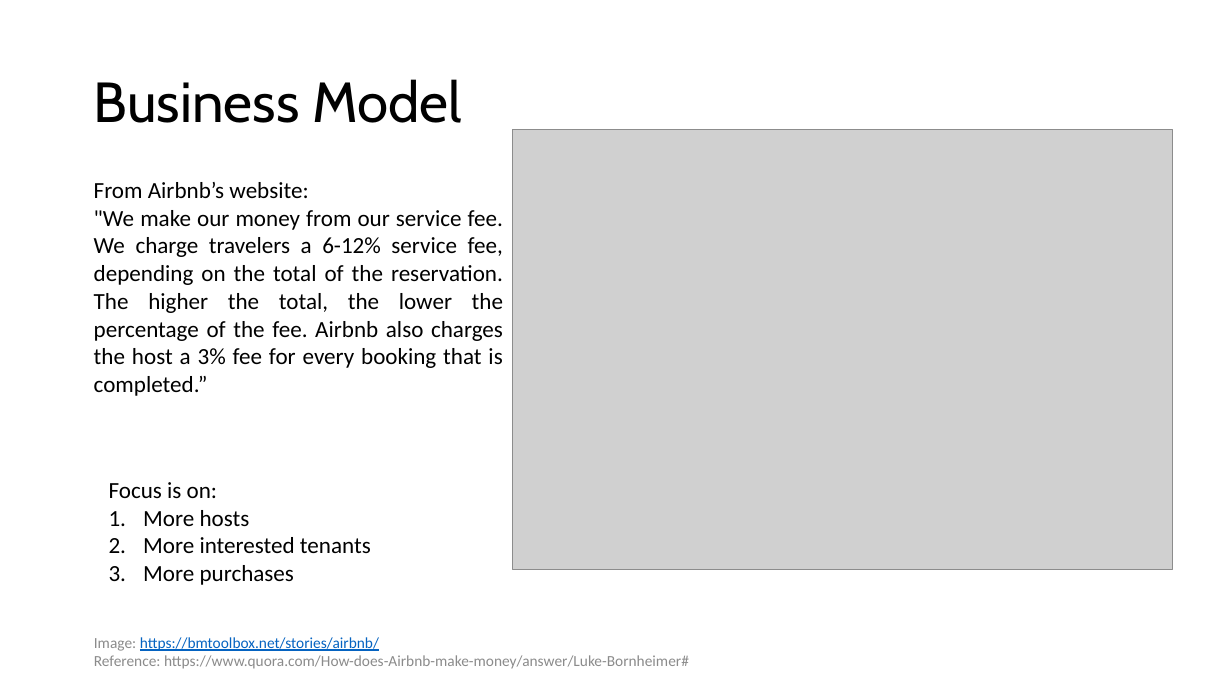
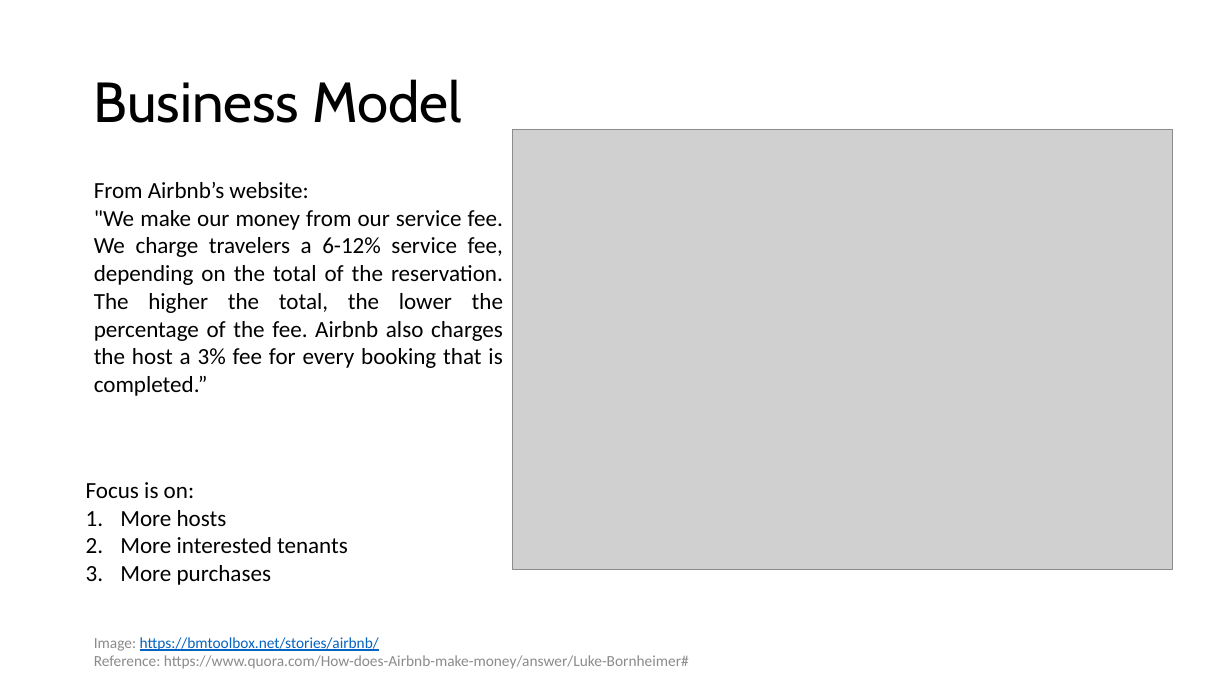
Before and after one commit to JVerma205/kindred_souls, a slide deck: slide 5 of airbnb_kindred_souls(1).pptx. Drawn at 1232x693 pixels with LibreOffice and Linux fonts; fonts in the diff are those of the drawing; grey boxes stand for pictures. Boxes give left, top, right and bottom in pixels: in the first picture for what was removed or moved away, otherwise in the second. Text is boxed around its words. In the diff, an @@ line names an element or a change of style, - is before the commit and + after.

```diff
--- a/airbnb_kindred_souls(1).pptx
+++ b/airbnb_kindred_souls(1).pptx
@@ text "Focus is on:": place and size @@
-text "Focus is on:" at [109,482,371,585]
+text "Focus is on:" at [86,482,348,585]
@@ text at [120,510,348,585]: indent changed @@
@@ text "Image: https://bmtoolbox.net/stories/airbnb/" at [94,637,689,669]: text colour #8C8C8C to #8B8B8B in "Image:", "Reference: https://www.quora.com/How-does-Airbnb-make-money/ ..." @@
```
Also in this commit, not shown: 8 other slides changed.
